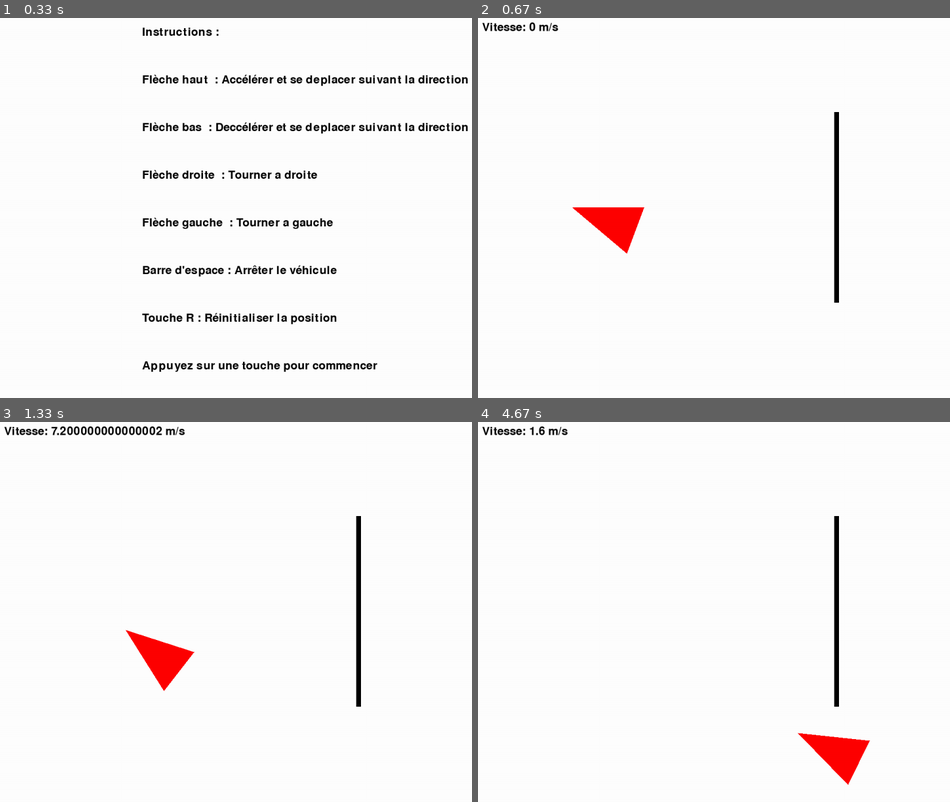
Above: before the commit, frames 1-4 (two rows, left to right).
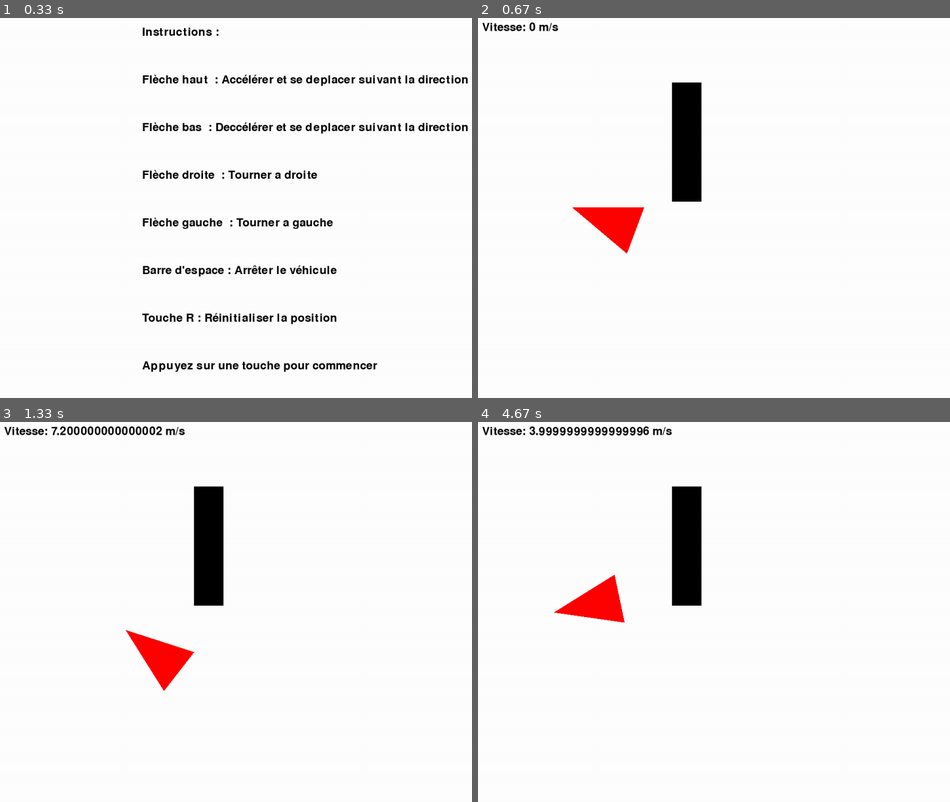
Above: after the commit, the same moments.

Repository: Singh-Jaskaranpreet/projet_robot_LU2IN013
Game: pygame game, started from simulateur.py
The game is run twice, just before and just after one commit, with the same random seed, the same clock (stepped at 60 frames per second) and the same inputs.
Inputs:
- Up to frame 1 (0.33 s): no input
- Up to frame 2 (0.67 s): hold Right from 0.33 s (still down)
- Up to frame 3 (1.33 s): release Right at 0.8 s; hold Up 0.83-1.13 s; hold Right from 1.17 s (still down)
- Up to frame 4 (4.67 s): release Right at 1.63 s; hold Left 1.67-2.2 s; hold Down 2.23-2.53 s; hold Left 2.57-2.97 s; hold Up 3-3.37 s; tap Space at 3.07, 3.47, 3.77, 4.13, 4.53 s; hold Right 3.4-4.03 s; hold Down 4.07-4.43 s; hold Left from 4.47 s (still down)

Frame 1 is identical in both runs. In frame 2, 2.6% of the frame differs, in the area x 40-77%, y 16-75%; in frame 3, 2.6%; in frame 4, 5.0%, in the area x 10-84%, y 1-96%.

Commit message:
obstacle aleatoire et restart apres depacement des bords

Diff:
--- a/Environnement.py
+++ b/Environnement.py
@@ -19,18 +19,22 @@
         # Arrêter le véhicule si proche du bord droit
         if (vehicule.r_Avg[0] + 10 > self.largeur or vehicule.r_Avd[0] + 10 > self.largeur or vehicule.r_Ar[0] + 10 > self.largeur):
             vehicule.arret()
+            vehicule.restart()
 
         # Arrêter le véhicule si proche du bord gauche
         elif (vehicule.r_Avg[0] - 10 < 0 or vehicule.r_Avd[0] - 10 < 0 or vehicule.r_Ar[0] - 10 < 0):
             vehicule.arret()
+            vehicule.restart()
 
         # Arrêter le véhicule si proche du bord bas
         elif (vehicule.r_Avg[1] + 10 > self.hauteur or vehicule.r_Avd[1] + 10 > self.hauteur or vehicule.r_Ar[1] + 10 > self.hauteur):
             vehicule.arret()
+            vehicule.restart()
 
         # Arrêter le véhicule si proche du bord haut
         elif (vehicule.r_Avg[1] - 10 < 0 or vehicule.r_Avd[1] - 10 < 0 or vehicule.r_Ar[1] - 10 < 0):
             vehicule.arret()
+            vehicule.restart()
 
     def afficher(self, screen, vehicule, couleur_vehicule, couleur_texte, objects):
         """
--- a/simulateur.py
+++ b/simulateur.py
@@ -2,6 +2,7 @@
 import sys
 from Vehicule import *
 from Environnement import *
+from random import *
 
 # Initialisation de Pygame
 pygame.init()
@@ -23,7 +24,7 @@
 
 
 
-tmp=[pygame.Rect(750, 200, 10, 400)]
+tmp=[pygame.Rect(randint(400, 900), randint(0,200), randint(10,100), randint(200,HAUTEUR//2))]
 
 
 # Fonction pour afficher les instructions
